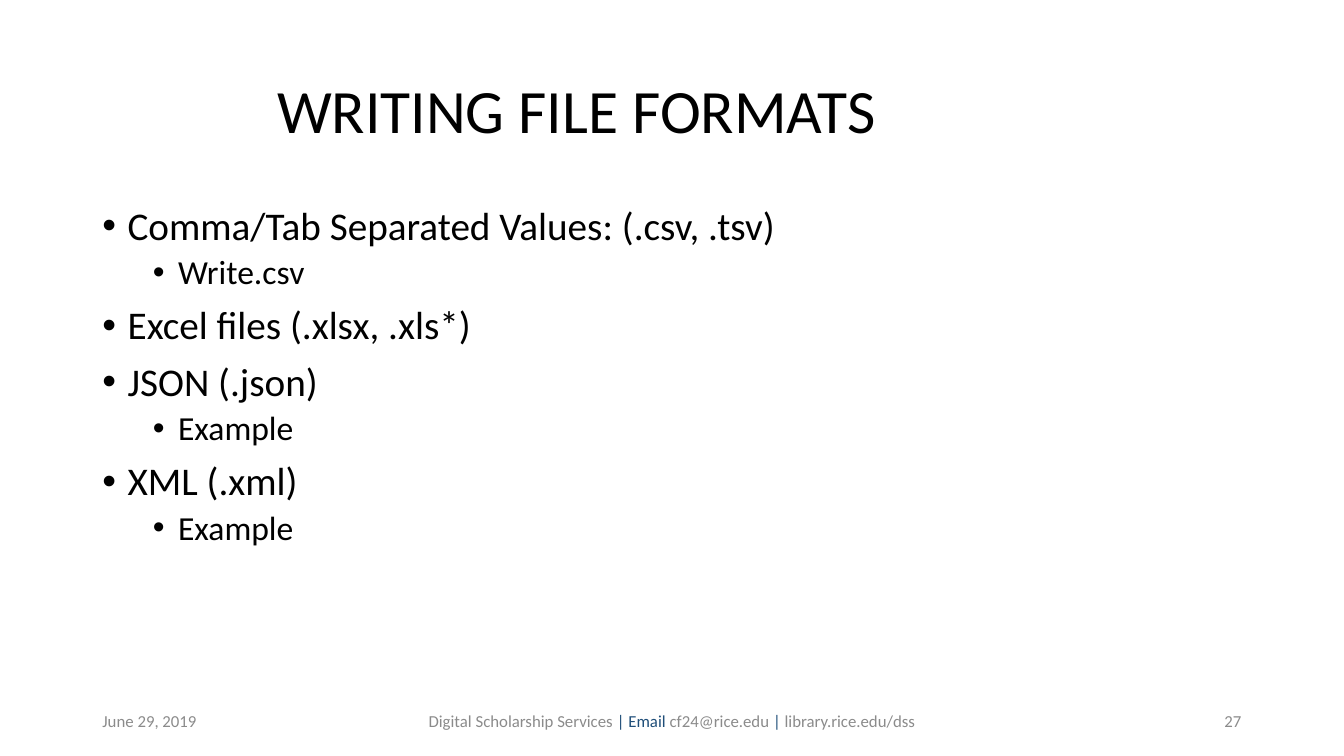
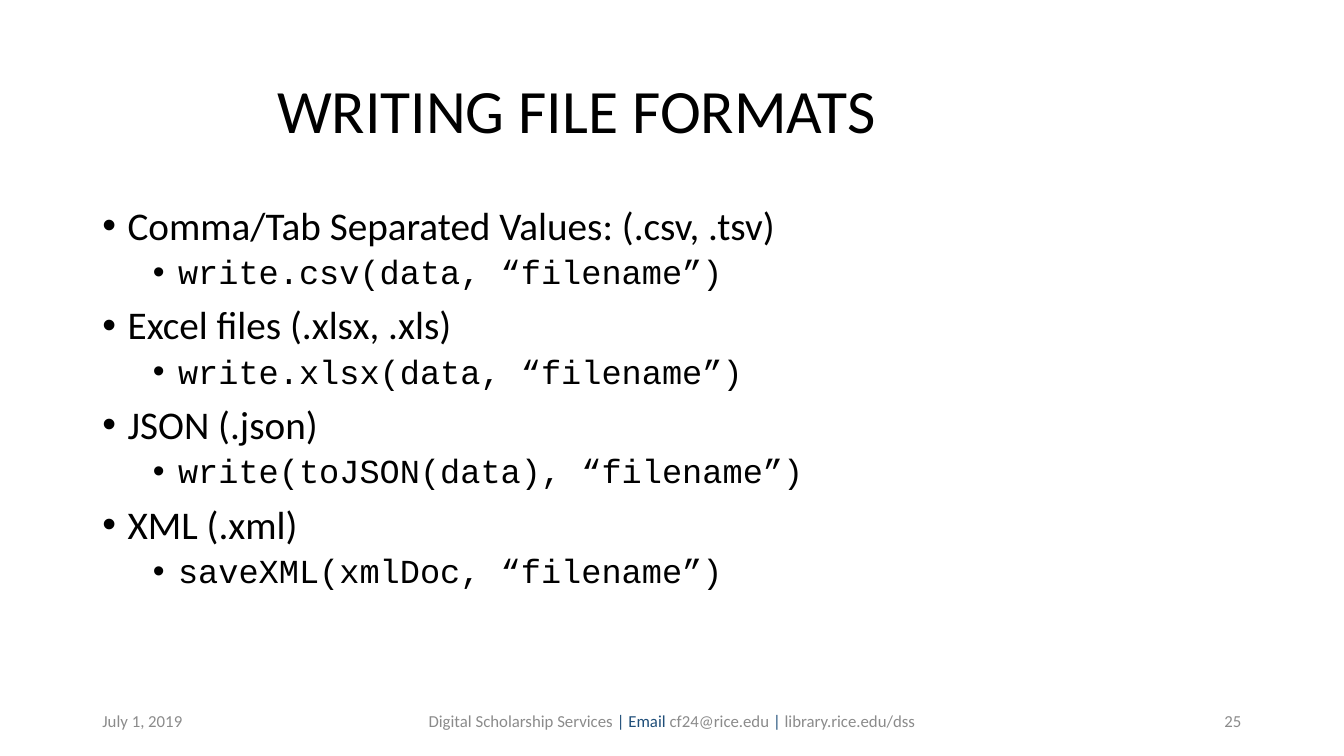
Before and after one commit to bakitybacon/rice-data-and-donuts, a slide deck: slide 25 of introR/Introduction to R.pptx (slide 27 before the commit). Drawn at 1344x756 pixels with LibreOffice and Linux fonts; fonts in the diff are those of the drawing; background and template pictures are left out. Boxes give left, top, right and bottom in pixels: in the first picture for what was removed or moved away, otherwise in the second. Text is boxed around its words. In the diff, an @@ line names an element or a change of style, - is before the commit and + after.

```diff
--- a/introR/Introduction to R.pptx
+++ b/introR/Introduction to R.pptx
@@ text at box(128, 260, 743, 391): text changed; size 28 to 24 pt; font Calibri to Courier New @@
-  • Write.csv
-• Excel files (.xlsx, .xls*)
+  • write.csv(data, “filename”)
+• Excel files (.xlsx, .xls)
+  • write.xlsx(data, “filename”)
@@ text at box(178, 459, 803, 490): text changed; font Calibri to Courier New @@
-  • Example
+  • write(toJSON(data), “filename”)
@@ text at box(178, 559, 723, 590): text changed; font Calibri to Courier New @@
-  • Example
+  • saveXML(xmlDoc, “filename”)
@@ text at box(102, 715, 182, 730): text changed @@
-June 29, 2019
+July 1, 2019
@@ page number at box(1224, 716, 1241, 727): text changed @@
-27
+25
```
Also in this commit, not shown: 39 other slides changed, 2 slides removed.
